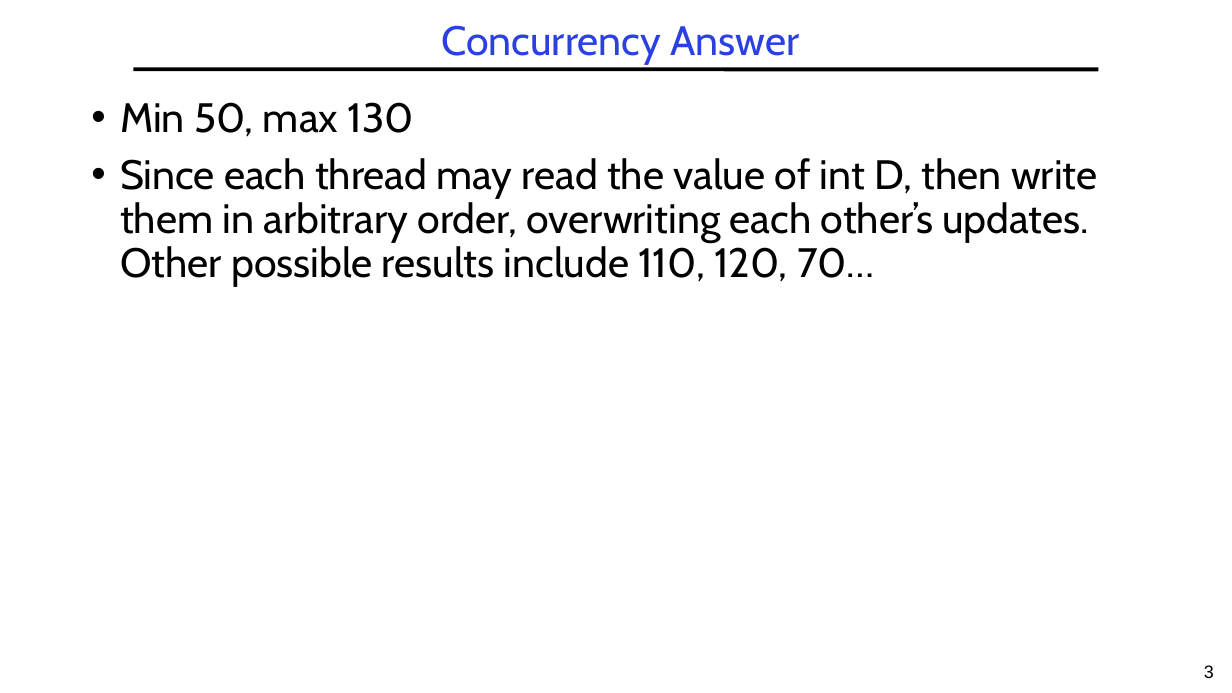
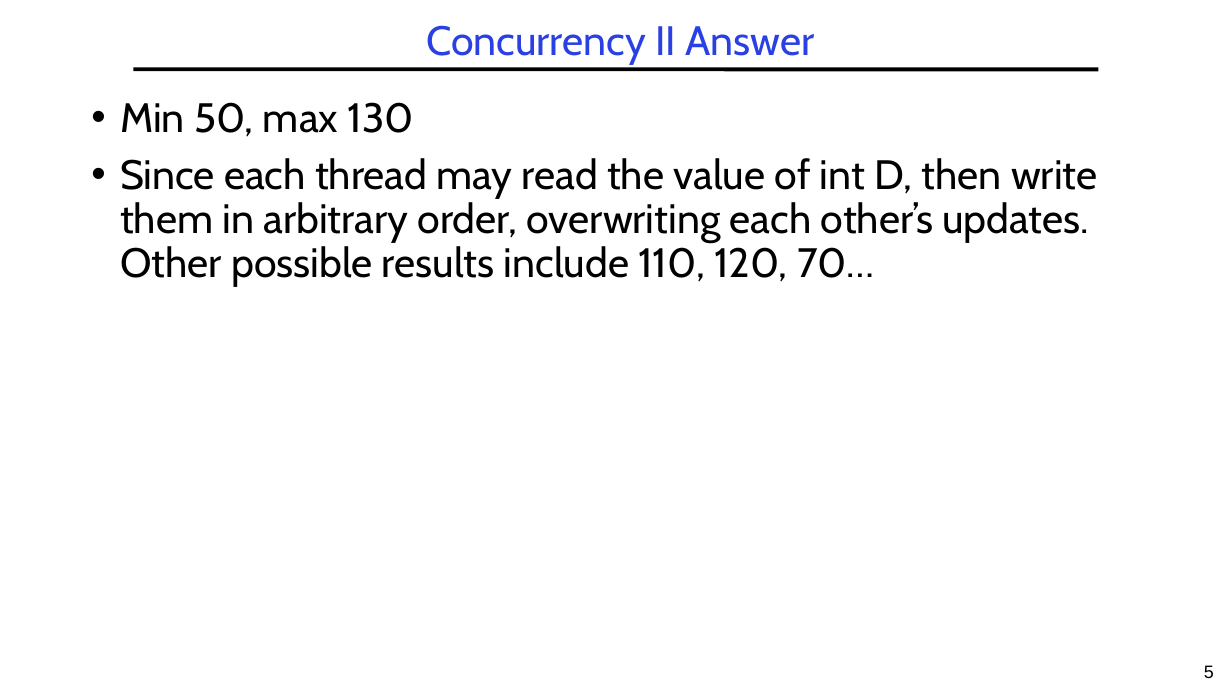
Before and after one commit to guhofstra/CSC256Fa25, a slide deck: slide 5 of PPTs/L3-Exercises ANS.pptx (slide 3 before the commit). Drawn at 1232x693 pixels with LibreOffice and Linux fonts; fonts in the diff are those of the drawing. Boxes give left, top, right and bottom in pixels: in the first picture for what was removed or moved away, otherwise in the second. Text is boxed around its words. In the diff, an @@ line names an element or a change of style, - is before the commit and + after.

```diff
--- a/PPTs/L3-Exercises ANS.pptx
+++ b/PPTs/L3-Exercises ANS.pptx
@@ title at (426,25,814,65): text changed @@
-Concurrency Answer
+Concurrency II Answer
@@ page number at (1204,665,1214,678): text changed @@
-3
+5
```
Also in this commit, not shown: 5 other slides changed, 3 slides added, 18 other files.
